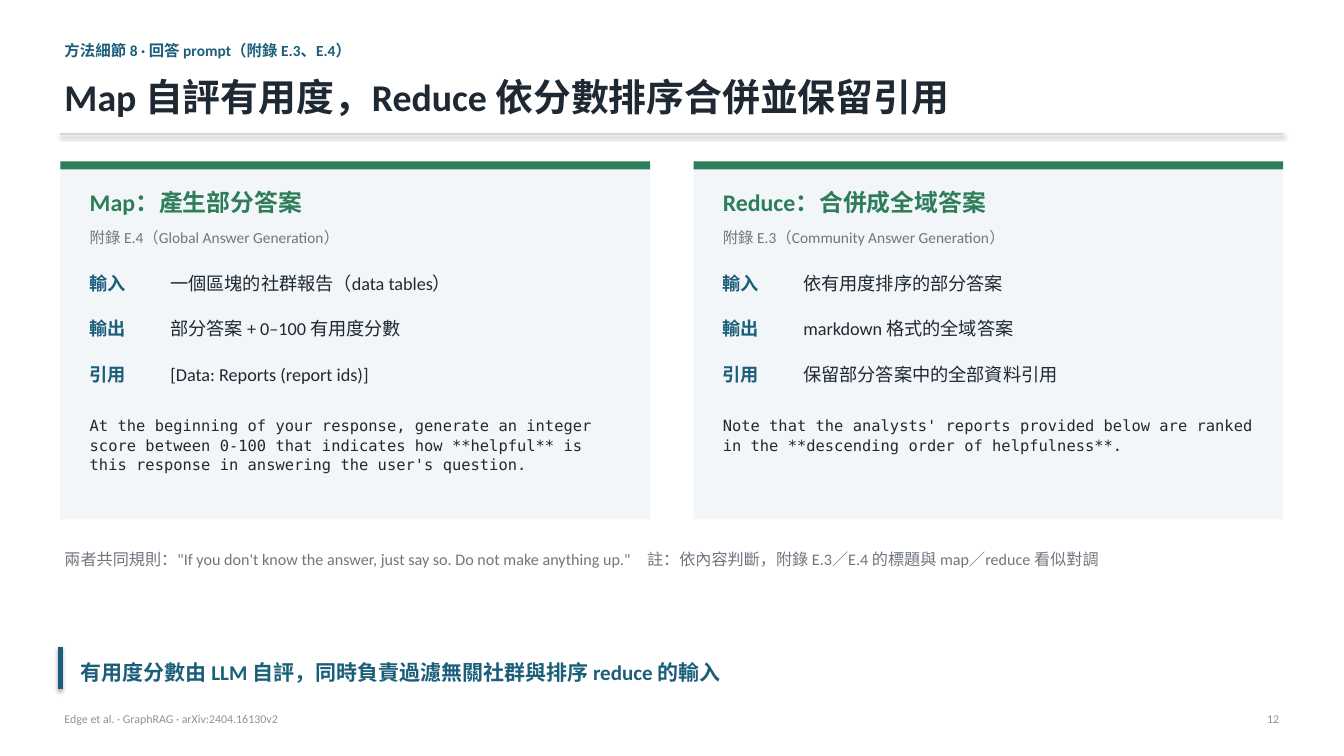
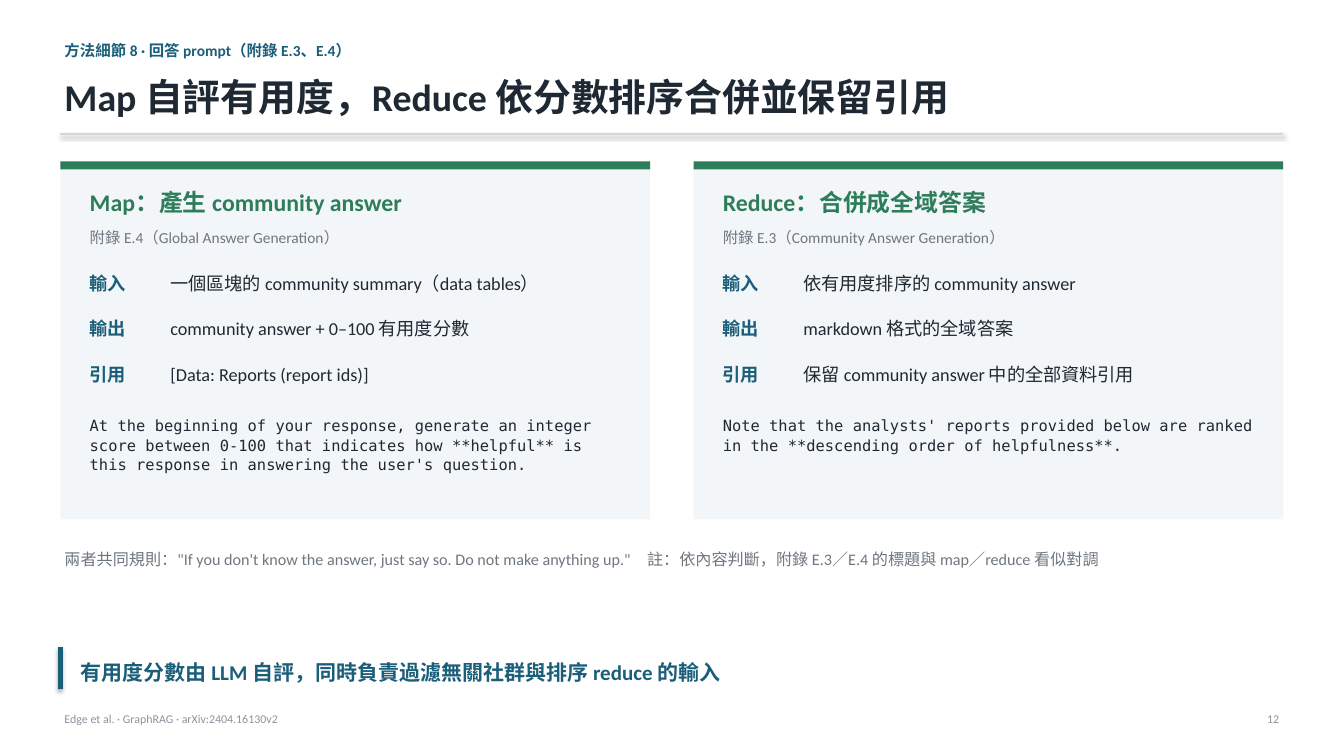
Before and after one commit to Moris-Zhan/CV-RAG-LLM-Papers, a slide deck: slide 12 of RAG/2024_GraphRAG/slides_zh-TW.pptx. Drawn at 1344x756 pixels with LibreOffice and Linux fonts; fonts in the diff are those of the drawing. Boxes give left, top, right and bottom in pixels: in the first picture for what was removed or moved away, otherwise in the second. Text is boxed around its words. In the diff, an @@ line names an element or a change of style, - is before the commit and + after.

```diff
--- a/RAG/2024_GraphRAG/slides_zh-TW.pptx
+++ b/RAG/2024_GraphRAG/slides_zh-TW.pptx
@@ text at [90,191,402,215]: text changed @@
-Map：產生部分答案
+Map：產生 community answer
@@ text at [170,274,540,293]: text changed @@
-一個區塊的社群報告（data tables）
+一個區塊的 community summary（data tables）
@@ text at [803,274,1075,293]: text changed @@
-依有用度排序的部分答案
+依有用度排序的 community answer
@@ text at [170,319,470,338]: text changed @@
-部分答案 + 0–100 有用度分數
+community answer + 0–100 有用度分數
@@ text at [803,365,1134,384]: text changed @@
-保留部分答案中的全部資料引用
+保留 community answer 中的全部資料引用
```
Also in this commit, not shown: 14 other slides changed, 2 slides added, 14 other files.
